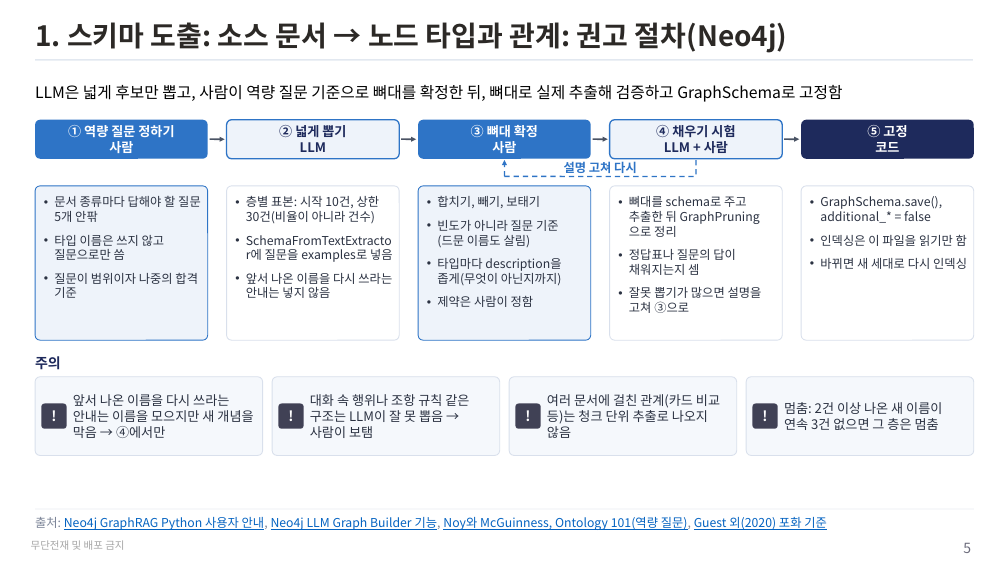
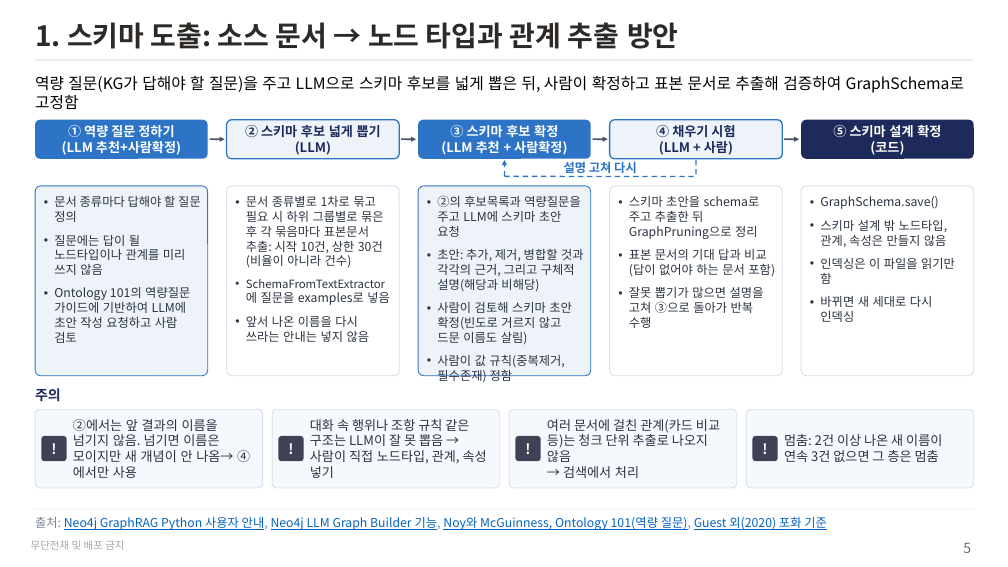
Before and after one commit to unicorn-campus/design-agentic-ai, a slide deck: slide 5 of temp/kg-schema-design/그래프스키마도출.pptx. Drawn at 1008x567 pixels with LibreOffice and Linux fonts; fonts in the diff are those of the drawing. Boxes give left, top, right and bottom in pixels: in the first picture for what was removed or moved away, otherwise in the second. Text is boxed around its words. In the diff, an @@ line names an element or a change of style, - is before the commit and + after.

```diff
--- a/temp/kg-schema-design/그래프스키마도출.pptx
+++ b/temp/kg-schema-design/그래프스키마도출.pptx
@@ title at (x1=35, y1=22, x2=679, y2=49): text changed @@
-1. 스키마 도출: 소스 문서 → 노드 타입과 관계: 권고 절차(Neo4j)
+1. 스키마 도출: 소스 문서 → 노드 타입과 관계 추출 방안
@@ text at (x1=35, y1=76, x2=964, y2=110): text changed @@
-LLM은 넓게 후보만 뽑고, 사람이 역량 질문 기준으로 뼈대를 확정한 뒤, 뼈대로 실제 추출해 검증하고 GraphSchema로 고정함
+역량 질문(KG가 답해야 할 질문)을 주고 LLM으로 스키마 후보를 넓게 뽑은 뒤, 사람이 확정하고 표본 문서로 추출해 검증하여 GraphSchema로 고정함
@@ text at (x1=62, y1=141, x2=181, y2=155): text changed @@
-사람
+(LLM 추천+사람확정)
@@ text at (x1=245, y1=125, x2=381, y2=155): text changed @@
-② 넓게 뽑기
-LLM
+② 스키마 후보 넓게 뽑기
+(LLM)
@@ text at (x1=441, y1=125, x2=567, y2=155): text changed @@
-③ 뼈대 확정
-사람
+③ 스키마 후보 확정
+(LLM 추천 + 사람확정)
@@ text at (x1=659, y1=141, x2=733, y2=155): text changed @@
-LLM + 사람
+(LLM + 사람)
@@ text at (x1=833, y1=125, x2=941, y2=155): text changed @@
-⑤ 고정
-코드
+⑤ 스키마 설계 확정
+(코드)
@@ rounded rectangle resized from (x1=35, y1=186, x2=208, y2=340) to (x1=35, y1=186, x2=208, y2=375) @@
@@ text at (x1=54, y1=196, x2=201, y2=343): text changed @@
-• 문서 종류마다 답해야 할 질문 5개 안팎
-• 타입 이름은 쓰지 않고 질문으로만 씀
-• 질문이 범위이자 나중의 합격 기준
+• 문서 종류마다 답해야 할 질문 정의
+• 질문에는 답이 될 노드타입이나 관계를 미리 쓰지 않음
+• Ontology 101의 역량질문 가이드에 기반하여 LLM에 초안 작성 요청하고 사람 검토
@@ rounded rectangle resized from (x1=227, y1=186, x2=399, y2=340) to (x1=227, y1=186, x2=399, y2=375) @@
@@ text "문서 종류별로 1차로 묶고 필요 ..." at (x1=246, y1=196, x2=384, y2=342): size 14 to 13 pt in "SchemaFromTextExtractor에" @@
@@ text at (x1=246, y1=196, x2=384, y2=267): text changed @@
-• 층별 표본: 시작 10건, 상한 30건(비율이 아니라 건수)
+• 문서 종류별로 1차로 묶고 필요 시 하위 그룹별로 묶은 후 각 묶음마다 표본문서 추출: 시작 10건, 상한 30건(비율이 아니라 건수)
@@ rounded rectangle resized from (x1=418, y1=186, x2=591, y2=340) to (x1=418, y1=186, x2=591, y2=375) @@
@@ text at (x1=437, y1=195, x2=584, y2=367): text changed @@
-• 합치기, 빼기, 보태기
-• 빈도가 아니라 질문 기준(드문 이름도 살림)
-• 타입마다 description을 좁게(무엇이 아닌지까지)
-• 제약은 사람이 정함
+• ②의 후보목록과 역량질문을 주고 LLM에 스키마 초안 요청
+• 초안: 추가, 제거, 병합할 것과 각각의 근거, 그리고 구체적 설명(해당과 비해당)
+• 사람이 검토해 스키마 초안 확정(빈도로 거르지 않고 드문 이름도 살림)
+• 사람이 값 규칙(중복제거, 필수존재) 정함
@@ rounded rectangle resized from (x1=610, y1=186, x2=782, y2=340) to (x1=610, y1=186, x2=782, y2=375) @@
@@ text at (x1=629, y1=196, x2=775, y2=328): text changed @@
-• 뼈대를 schema로 주고 추출한 뒤 GraphPruning으로 정리
-• 정답표나 질문의 답이 채워지는지 셈
-• 잘못 뽑기가 많으면 설명을 고쳐 ③으로
+• 스키마 초안을 schema로 주고 추출한 뒤 GraphPruning으로 정리
+• 표본 문서의 기대 답과 비교(답이 없어야 하는 문서 포함)
+• 잘못 뽑기가 많으면 설명을 고쳐 ③으로 돌아가 반복 수행
@@ rounded rectangle resized from (x1=801, y1=186, x2=974, y2=340) to (x1=801, y1=186, x2=974, y2=375) @@
@@ text at (x1=820, y1=196, x2=948, y2=247): text changed @@
-• GraphSchema.save(), additional_* = false
+• GraphSchema.save()
+• 스키마 설계 밖 노드타입, 관계, 속성은 만들지 않음
@@ text at (x1=73, y1=419, x2=233, y2=478): text changed @@
-앞서 나온 이름을 다시 쓰라는 안내는 이름을 모으지만 새 개념을 막음 → ④에서만
+②에서는 앞 결과의 이름을 넘기지 않음. 넘기면 이름은 모이지만 새 개념이 안 나옴→ ④에서만 사용
@@ text at (x1=310, y1=419, x2=487, y2=478): text changed @@
-대화 속 행위나 조항 규칙 같은 구조는 LLM이 잘 못 뽑음 → 사람이 보탬
+대화 속 행위나 조항 규칙 같은 구조는 LLM이 잘 못 뽑음 → 사람이 직접 노드타입, 관계, 속성 넣기
@@ 4 rounded rectangles, 3 texts moved together from (x1=35, y1=356, x2=973, y2=455) to (x1=35, y1=388, x2=973, y2=488) @@
@@ 4 rounded rectangles, 4 texts moved together from (x1=42, y1=404, x2=777, y2=429) to (x1=42, y1=436, x2=777, y2=461) @@
@@ text at (x1=563, y1=466, x2=639, y2=478): paragraph added @@
+→ 검색에서 처리
```
Also in this commit, not shown: 3 other slides changed, 5 slides added, 1 slide removed, 24 other files.
